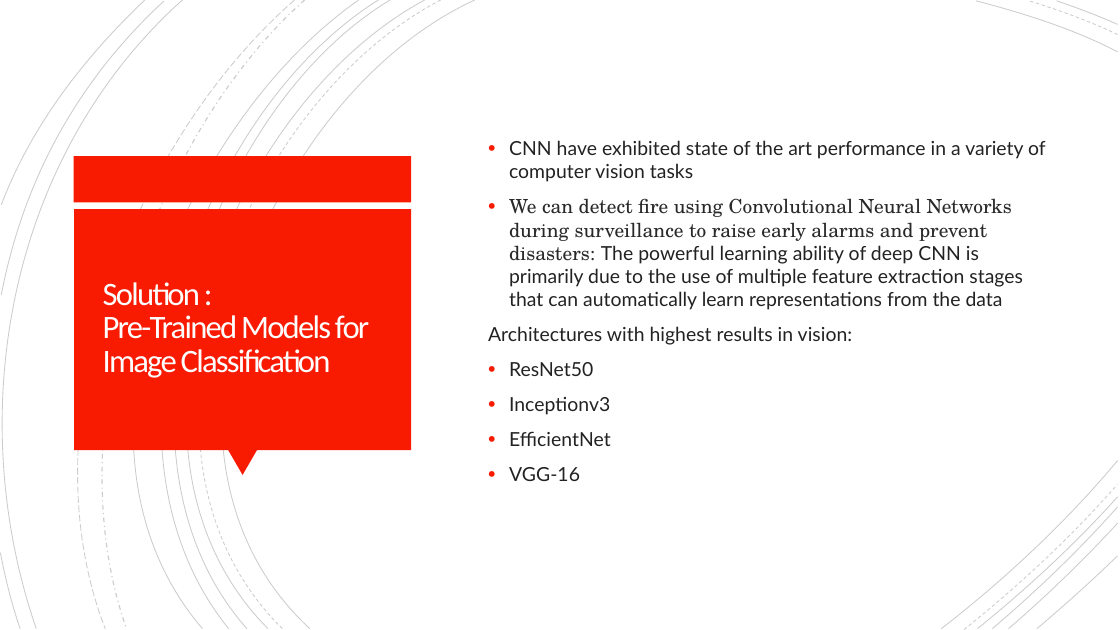
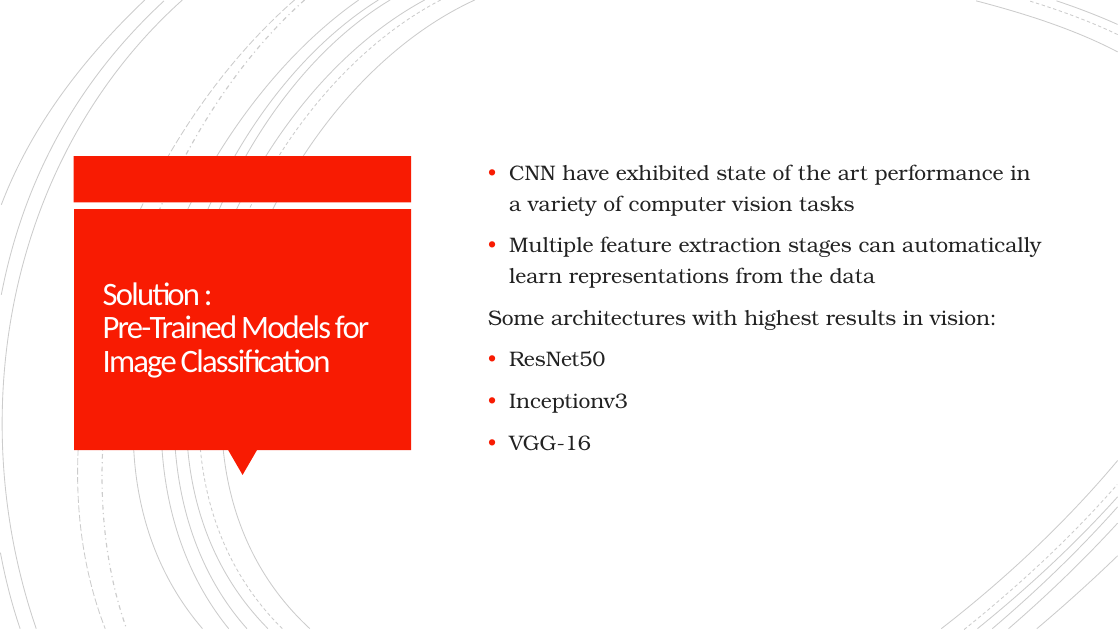
Before and after one commit to Kaoutar-Nahli/Early-Fire-Detection, a slide deck: slide 4 of deep-learning-fire-detection.pptx. Drawn at 1120x630 pixels with LibreOffice and Linux fonts; fonts in the diff are those of the drawing. Boxes give left, top, right and bottom in pixels: in the first picture for what was removed or moved away, otherwise in the second. Text is boxed around its words. In the diff, an @@ line names an element or a change of style, - is before the commit and + after.

Commit message:
presentation completed, too much text

```diff
--- a/deep-learning-fire-detection.pptx
+++ b/deep-learning-fire-detection.pptx
@@ text at [509, 164, 1030, 451]: size 16.6 to 18 pt, font Lato to TeX Gyre Bonum in "CNN have exhibited state of the art ...", "ResNet50", "Inceptionv3", "VGG-16"; line spacing 1 to 1.2 @@
@@ text at [488, 236, 1041, 330]: text changed; size 16.6 to 18 pt; font Lato to TeX Gyre Bonum @@
-• We can detect fire using Convolutional Neural Networks during surveillance to raise early alarms and prevent disasters: The powerful learning ability of deep CNN is primarily due to the use of multiple feature extraction stages that can automatically learn representations from the data
-Architectures with highest results in vision:
+• Multiple feature extraction stages can automatically learn representations from the data
+Some architectures with highest results in vision:
@@ text at [509, 431, 611, 446]: paragraph removed @@
-• EfficientNet
```
Also in this commit, not shown: 11 other slides changed, 8 slides added, 7 slides removed.
